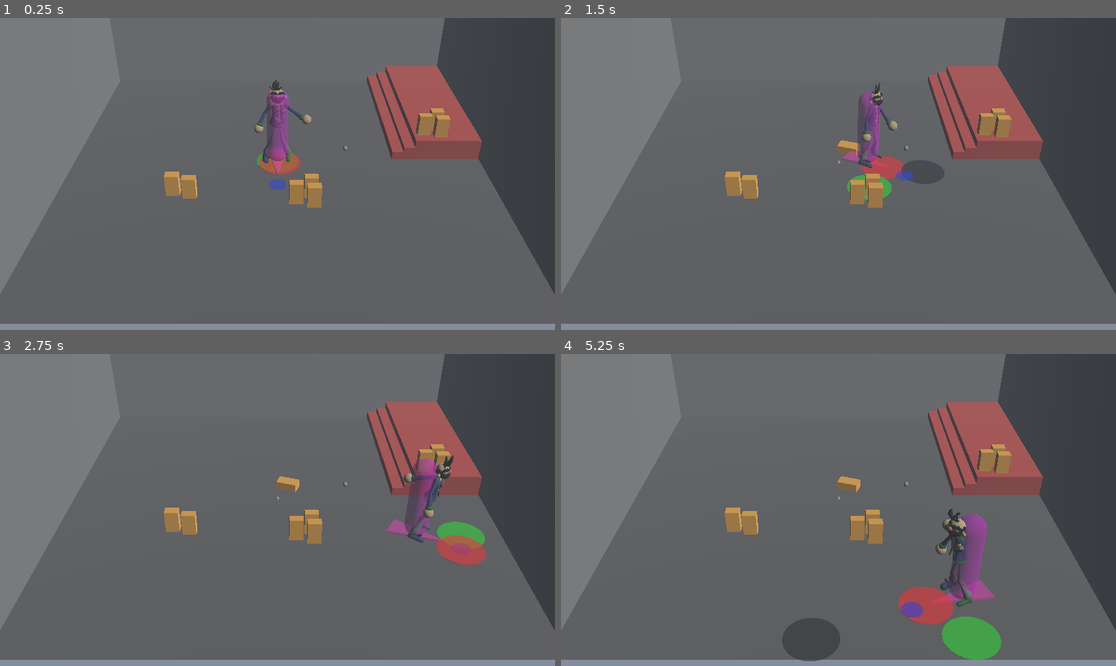
Above: before the commit, frames 1-4 (two rows, left to right).
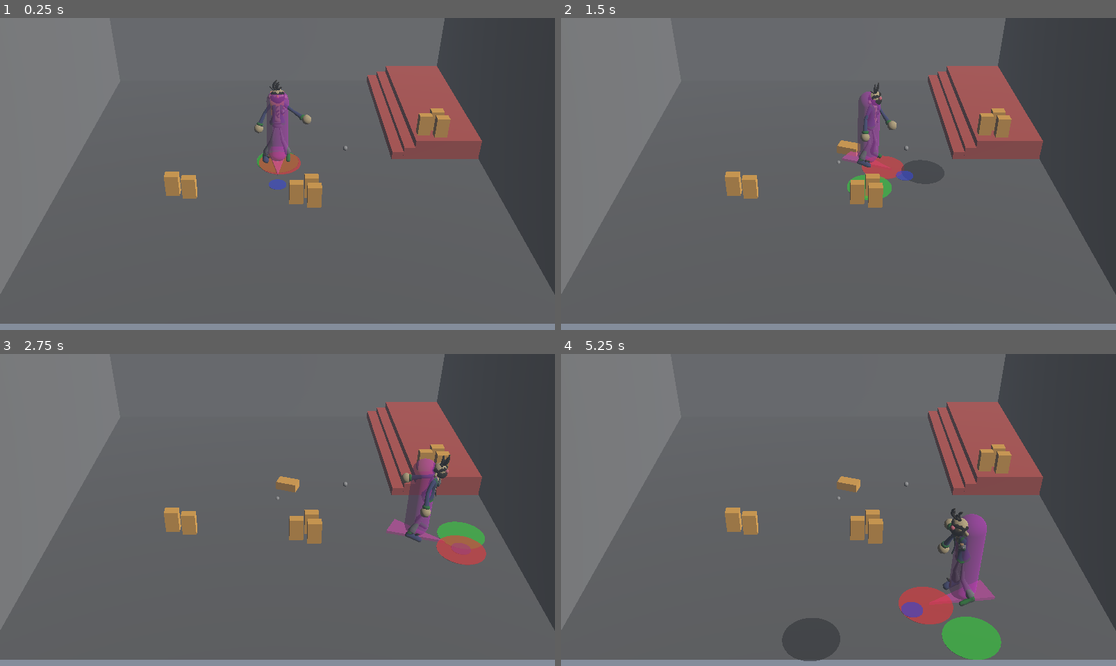
Above: after the commit, the same moments.

Repository: JulienKaspar/godot-wild-jam-88
Game: Godot game, scene res://Levels/Gyms/lvl_player_parkour.tscn
Two runs of this game, one before a commit and one after it. Both use one fixed random seed, a clock stepped at 60 frames per second and the inputs below.
Inputs:
- Up to frame 1 (0.25 s): no input
- Up to frame 2 (1.5 s): hold D (move_right) 0.53-1.28 s; hold S (move_back) from 1.28 s (still down)
- Up to frame 3 (2.75 s): release S (move_back) at 2.03 s; hold D (move_right) from 2.03 s (still down)
- Up to frame 4 (5.25 s): release D (move_right) at 2.78 s; hold W (move_forward) 2.78-3.53 s; hold A (move_left) 3.53-5.03 s; hold S (move_back) from 5.03 s (still down)

The runs differ from the first frame. In frame 1, less than 0.1% of the frame differs, in the area x 48-56%, y 26-35%; in frame 2, 0.2%; in frame 3, 0.5%, in the area x 72-82%, y 32-61%; in frame 4, 0.5%.

Commit message:
Lerp transform instead of copying it

Diff:
--- a/Characters/Player/logic/player.gd
+++ b/Characters/Player/logic/player.gd
@@ -8,4 +8,4 @@
 	pass # Replace with function body.
 
 func _physics_process(delta: float) -> void:
-	player_body.global_transform = upper_body_pivot.global_transform
+	player_body.global_transform = lerp(player_body.global_transform, upper_body_pivot.global_transform, .5)
